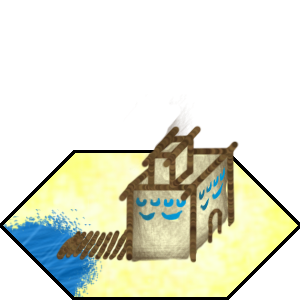
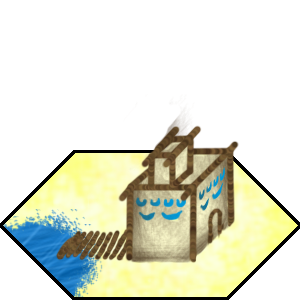
Layered file, before and after one edit (300x300). Changes by layer:
painted on "Layer 6" over (131, 179, 232, 264)
